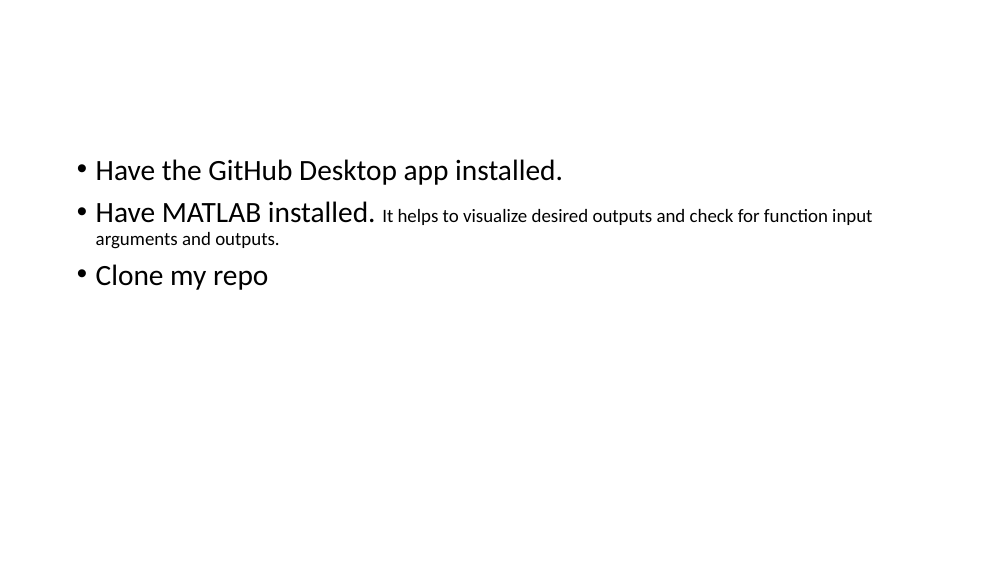
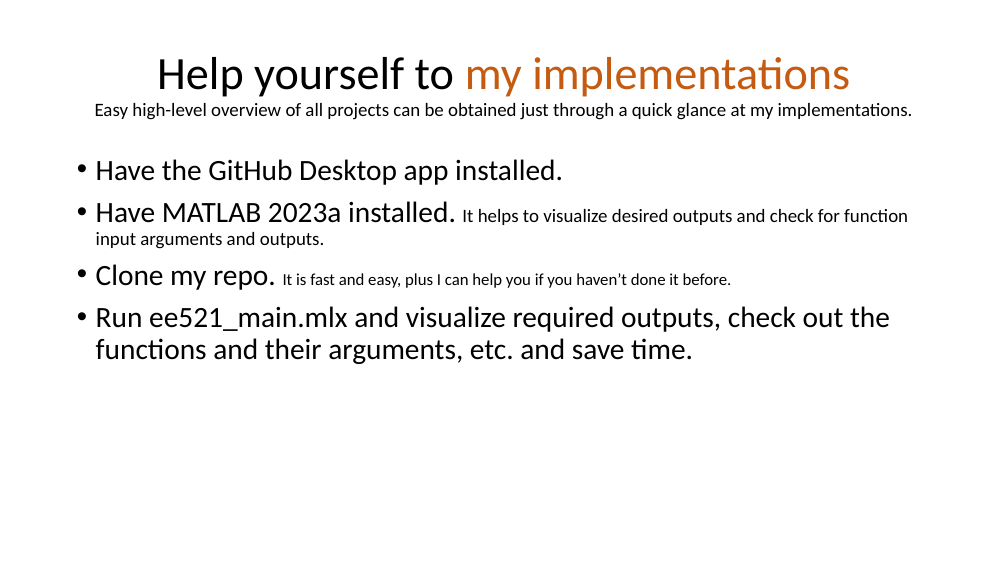
Before and after one commit to Realife-Brahmin/OriginalDocsHub, a slide deck: slide 14 of ee521/plan_for_ee521_in_julia/ee521_julia_plan.pptx (slide 6 before the commit). Drawn at 1008x567 pixels with LibreOffice and Linux fonts; fonts in the diff are those of the drawing. Boxes give left, top, right and bottom in pixels: in the first picture for what was removed or moved away, otherwise in the second. Text is boxed around its words. In the diff, an @@ line names an element or a change of style, - is before the commit and + after.

```diff
--- a/ee521/plan_for_ee521_in_julia/ee521_julia_plan.pptx
+++ b/ee521/plan_for_ee521_in_julia/ee521_julia_plan.pptx
@@ title added at <box>95,57,913,120</box>, 18 pt, text #000000 @@
+Help yourself to my implementations
+Easy high-level overview of all projects can be obtained just through a quick glance at my implementations.
@@ text at <box>96,201,908,364</box>: text changed; size 18 to 28 pt @@
-• Have MATLAB installed. It helps to visualize desired outputs and check for function input arguments and outputs.
-• Clone my repo
+• Have MATLAB 2023a installed. It helps to visualize desired outputs and check for function input arguments and outputs.
+• Clone my repo. It is fast and easy, plus I can help you if you haven’t done it before.
+• Run ee521_main.mlx and visualize required outputs, check out the functions and their arguments, etc. and save time.
```
Also in this commit, not shown: 5 other slides changed, 9 slides added, 2 slides removed.
